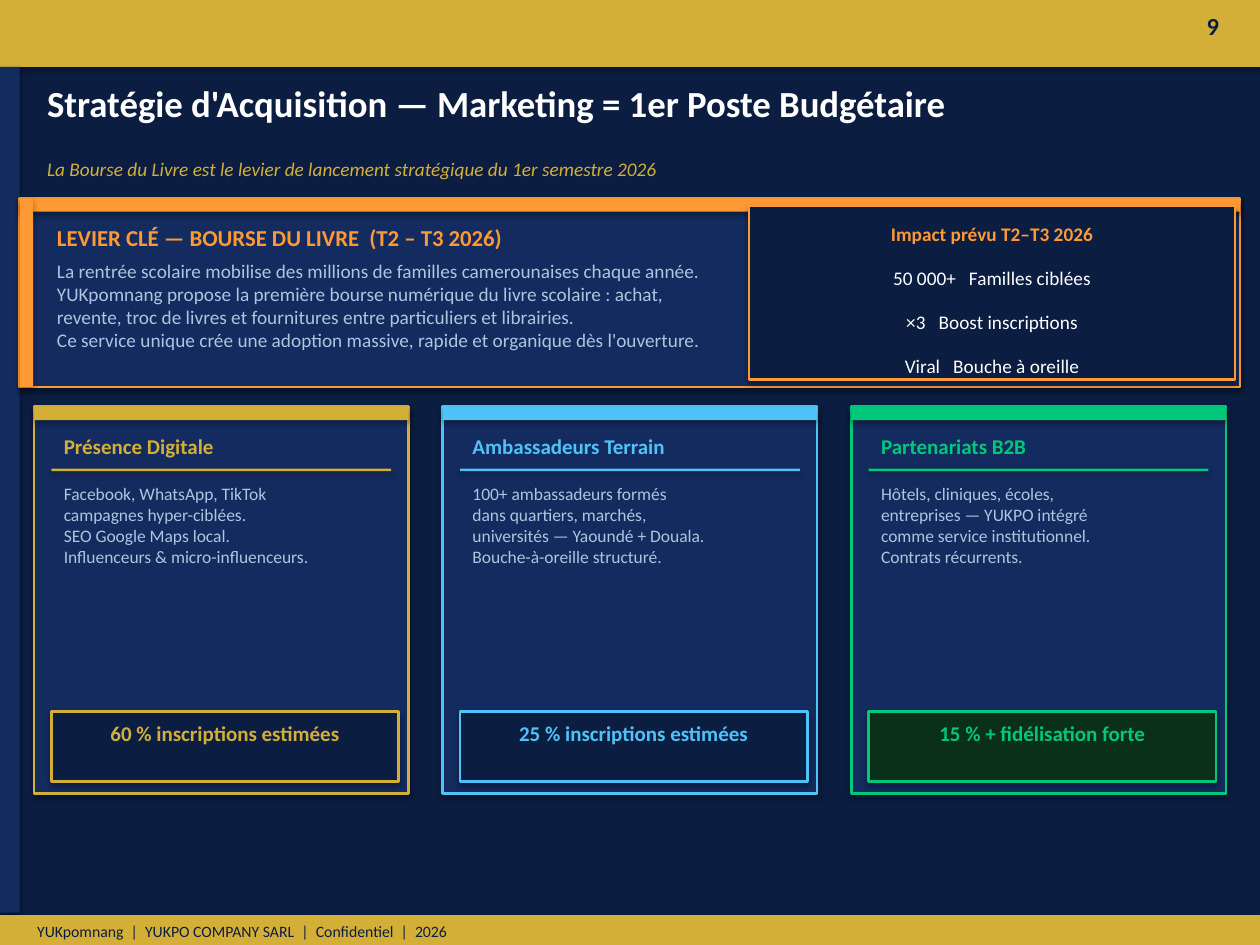
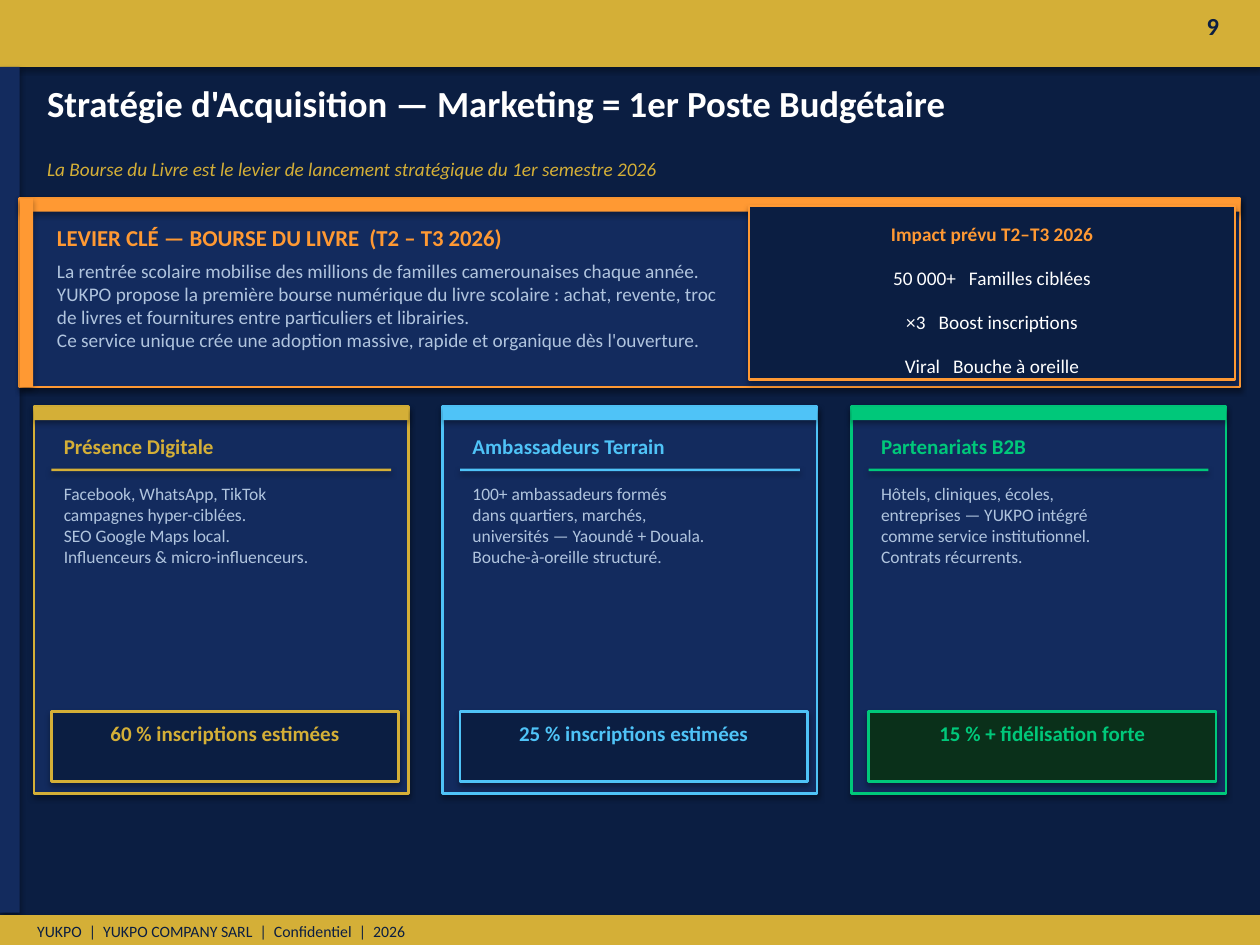
Before and after one commit to Her50/yukpo4, a slide deck: slide 9 of Yukpo_Investisseur_Presentation_Boardroom.pptx. Drawn at 1260x945 pixels with LibreOffice and Linux fonts; fonts in the diff are those of the drawing. Boxes give left, top, right and bottom in pixels: in the first picture for what was removed or moved away, otherwise in the second. Text is boxed around its words. In the diff, an @@ line names an element or a change of style, - is before the commit and + after.

```diff
--- a/Yukpo_Investisseur_Presentation_Boardroom.pptx
+++ b/Yukpo_Investisseur_Presentation_Boardroom.pptx
@@ text at [57,264,716,351]: text changed @@
-La rentrée scolaire mobilise des millions de familles camerounaises chaque année.
-YUKpomnang propose la première bourse numérique du livre scolaire : achat, revente, troc de livres et fournitures entre particuliers et librairies.
-Ce service unique crée une adoption massive, rapide et organique dès l'ouverture.
+La rentrée scolaire mobilise des millions de familles camerounaises chaque année.
+YUKPO propose la première bourse numérique du livre scolaire : achat, revente, troc de livres et fournitures entre particuliers et librairies.
+Ce service unique crée une adoption massive, rapide et organique dès l'ouverture.
@@ text at [37,926,405,937]: text changed @@
-YUKpomnang | YUKPO COMPANY SARL | Confidentiel | 2026
+YUKPO | YUKPO COMPANY SARL | Confidentiel | 2026
```
Also in this commit, not shown: 14 other slides changed, 1 slide added, 1 slide removed, 3 other files.
